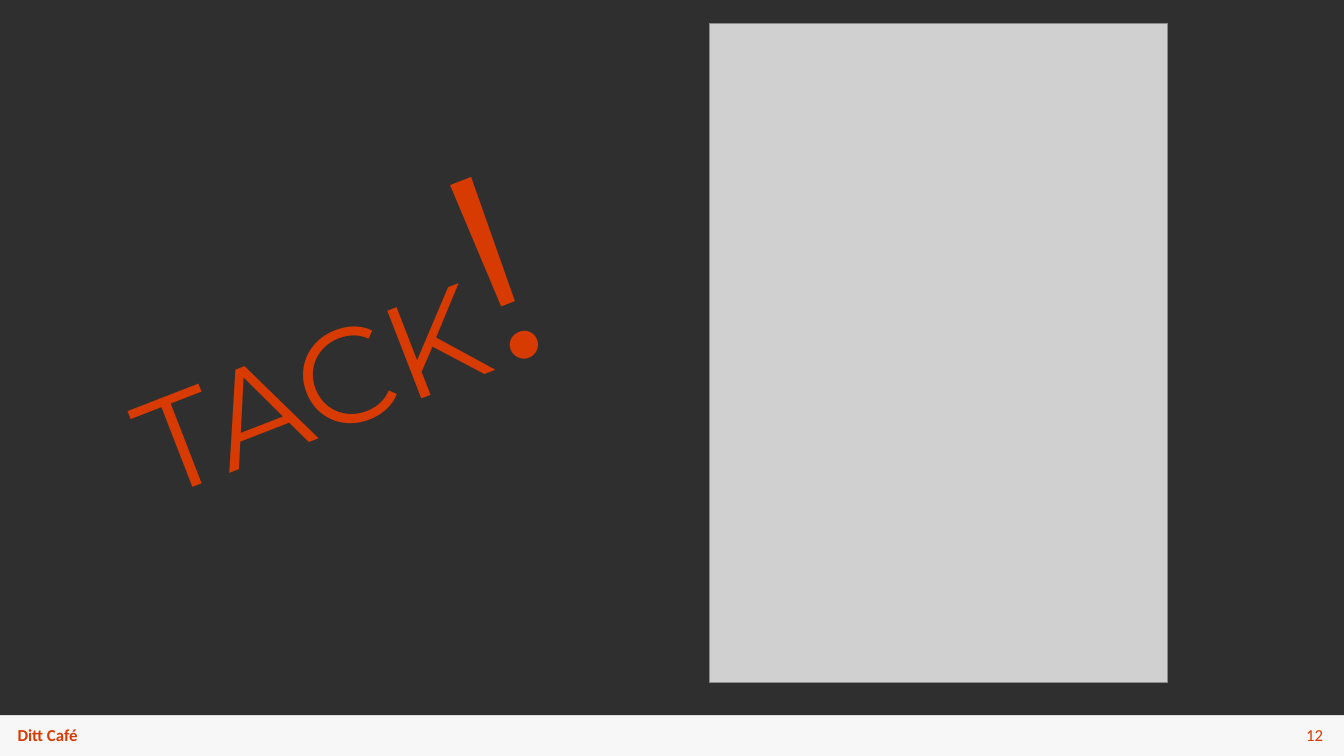
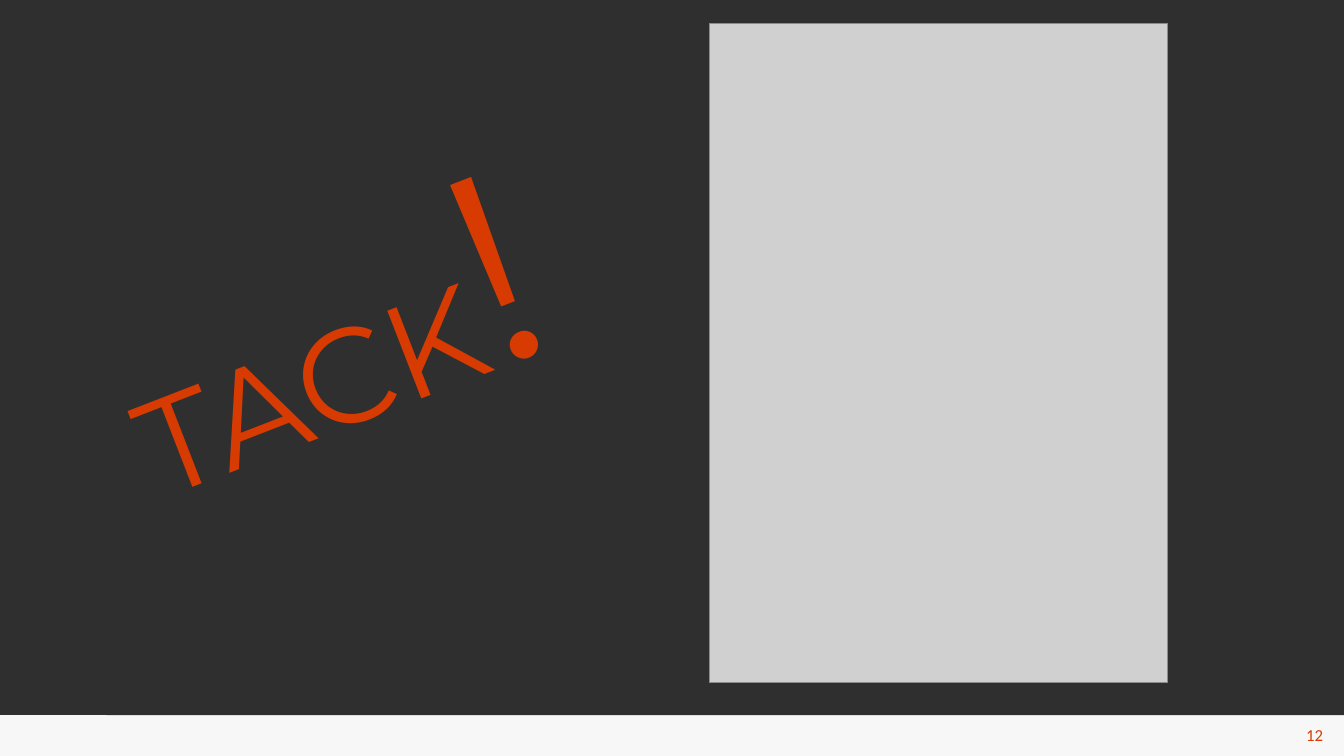
Before and after one commit to DouglasAlexa/projectSnake, a slide deck: slide 12 of Slideshow.pptx. Drawn at 1344x756 pixels with LibreOffice and Linux fonts; fonts in the diff are those of the drawing; grey boxes stand for pictures. Boxes give left, top, right and bottom in pixels: in the first picture for what was removed or moved away, otherwise in the second. Text is boxed around its words. In the diff, an @@ line names an element or a change of style, - is before the commit and + after.

Commit message:
major changes

```diff
--- a/Slideshow.pptx
+++ b/Slideshow.pptx
@@ rectangle added at <box>0,716,107,756</box>, fill #F7F7F7 @@
@@ text removed at <box>18,729,78,741</box> @@
-Ditt Café
```
